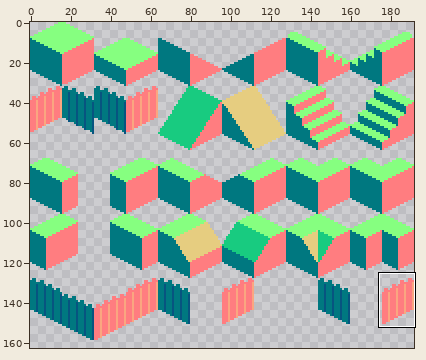
One commit to this pixel-art file: Assets/Sprite/Tiles/Tiles.aseprite. The first picture is a wide view before the edit; the outline marks the close-up.
Close-up. The starting point:
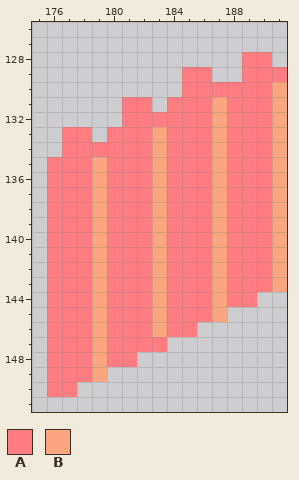
192x192 pixels, 1 frame. Colours within 5 levels of each other are drawn and written as one. Shown: x 175..191, y 126..151. The wide view leaves out empty margins. The commit also changed other parts of the picture, which this record leaves out.
Palette (. is transparent): A #ff7d80  B #faa680
Pixels before, first column x 176:
128 .............AA.
129 .........AA..AAA
130 .........AAAAAAB
131 .....AA.AAABAAAB
132 .....AAAAAABAAAB
133 .AA.AAABAAABAAAB
134 .AAAAAABAAABAAAB
135 AAABAAABAAABAAAB
136 AAABAAABAAABAAAB
137 AAABAAABAAABAAAB
138 AAABAAABAAABAAAB
139 AAABAAABAAABAAAB
140 AAABAAABAAABAAAB
141 AAABAAABAAABAAAB
142 AAABAAABAAABAAAB
143 AAABAAABAAABAAAB
144 AAABAAABAAABAA..
145 AAABAAABAAAB....
146 AAABAAABAA......
147 AAABAAAA........
148 AAABAA..........
149 AAAB............
150 AA..............
Now the later version:
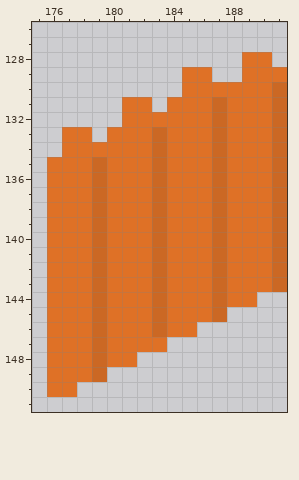
From old to new:
layer "Flattened" now shown
layer "Normal" now hidden
colour A: #ff7d80 -> #df7126
colour B: #faa680 -> #cb6824
